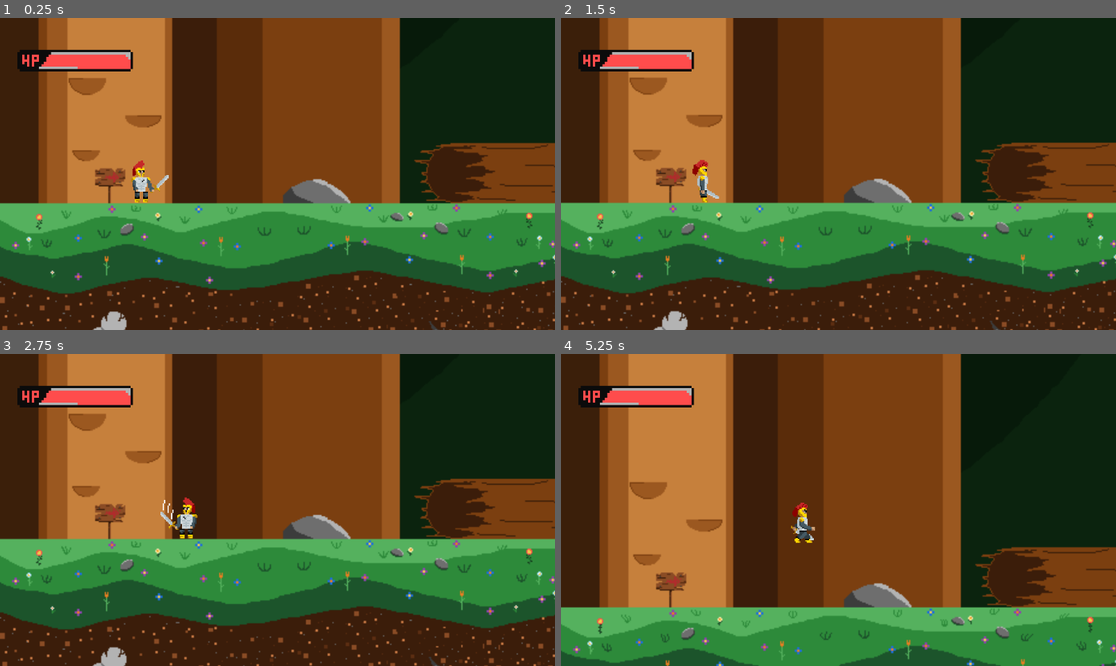
Above: before the commit, frames 1-4 (two rows, left to right).
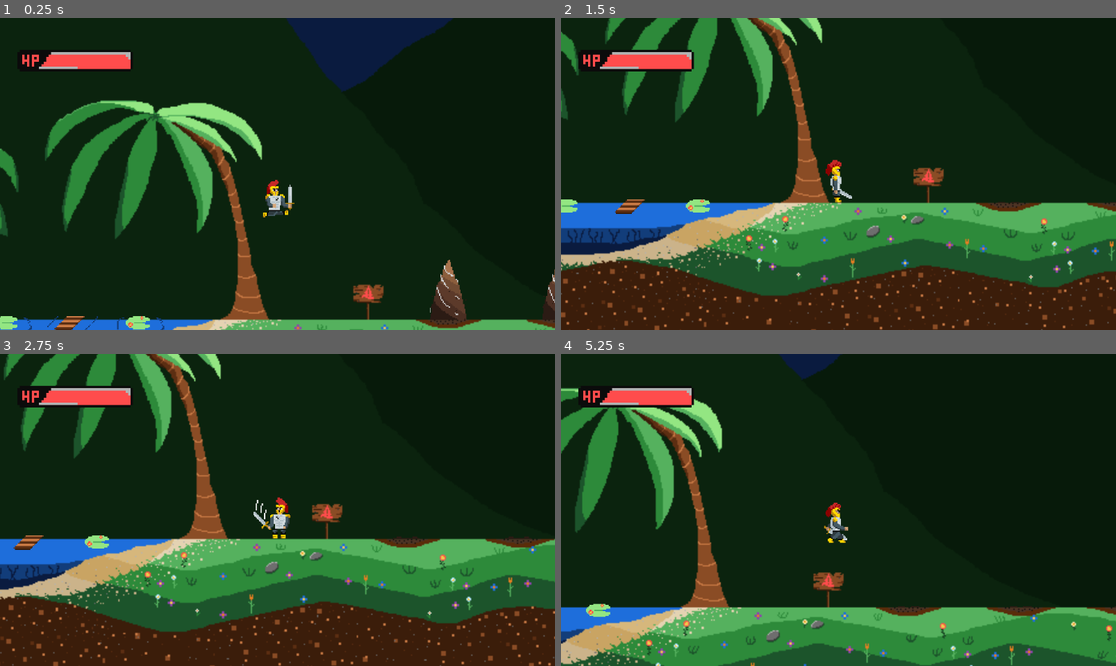
Above: after the commit, the same moments.

Repository: Eric-NS/KhaosDoom-Remaster
Game: Godot game, scene res://scenes/stage1.tscn
Two runs of this game, one before a commit and one after it. Both use one fixed random seed, a clock stepped at 60 frames per second and the inputs below. The project has no main scene, so this scene is started directly.
Inputs:
- Up to frame 1 (0.25 s): no input
- Up to frame 2 (1.5 s): hold D (right) from 0.53 s (still down); tap P (melee) at 0.6 s; tap W (jump) at 0.77, 1.07 s; tap Q (special) at 0.8, 1.35 s
- Up to frame 3 (2.75 s): tap W (jump) at 1.52, 1.55, 1.82 s; release D (right) at 2.03 s; hold A (left) from 2.03 s (still down); hold W (jump) from 2.03 s (still down); tap P (melee) at 2.3 s
- Up to frame 4 (5.25 s): release A (left) at 2.78 s; release W (jump) at 2.78 s; hold D (right) 2.78-4.28 s; tap P (melee) at 2.85, 4.35 s; tap W (jump) at 3.02, 3.32, 4.52, 4.82 s; tap Q (special) at 3.05, 3.6, 5.1 s; hold W (jump) 3.53-4.28 s; hold A (left) 4.28-5.03 s; hold D (right) from 5.03 s (still down)

The runs differ from the first frame. In frame 1, 86% of the frame differs, in the area x 0-100%, y 0-100%; in frame 2, 61%; in frame 3, 61%; in frame 4, 71%.

Commit message:
cambie un par de cosas para que ande el daño mejor

Diff:
--- a/objects/pincho.tscn
+++ b/objects/pincho.tscn
@@ -40,7 +40,7 @@
 &"RESET": SubResource("Animation_xjakf")
 }
 
-[node name="Pincho" type="Area2D" unique_id=837083125 groups=["enemy"]]
+[node name="Pincho" type="Area2D" unique_id=837083125 groups=["enemy", "pincho"]]
 collision_layer = 2
 collision_mask = 0
 script = ExtResource("1_30gk5")
--- a/objects/pincho_grande.tscn
+++ b/objects/pincho_grande.tscn
@@ -40,7 +40,7 @@
 &"RESET": SubResource("Animation_snp7d")
 }
 
-[node name="PinchoGrande" type="Area2D" unique_id=837083125 groups=["enemy"]]
+[node name="PinchoGrande" type="Area2D" unique_id=837083125 groups=["enemy", "pincho"]]
 collision_layer = 2
 collision_mask = 0
 script = ExtResource("1_snp7d")
--- a/project.godot
+++ b/project.godot
@@ -23,6 +23,7 @@
 Player=""
 enemy=""
 agua=""
+pincho=""
 
 [input]
 
--- a/scenes/stage1.tscn
+++ b/scenes/stage1.tscn
@@ -321,4 +321,4 @@
 position = Vector2(1791, 592)
 
 [node name="Warrior" parent="." unique_id=1710311515 instance=ExtResource("14_003fr")]
-position = Vector2(119, 610)
+position = Vector2(990, 497)
--- a/scripts/player.gd
+++ b/scripts/player.gd
@@ -17,10 +17,12 @@
 	hp = max_hp
 
 func recoil():
+	velocity.x = 0
 	if $Sprite2D.flip_h == false:
 		velocity.x -= (30 * speed) / 7
 	else:
 		velocity.x += (30 * speed) / 7
+	velocity.y -= jump_force * 0.3
 
 #func vibrar_camara():
 	#var mat := $Camera2D.material as ShaderMaterial
@@ -77,12 +79,12 @@
 
 		else:
 
-			if velocity.x == 0 && state != "melee" && state != "special":
+			if velocity.x == 0 && state != "melee" && state != "special" && state != "ouch":
 				state = "stand"
-			elif velocity.x != 0 && state != "melee" && state != "special":
+			elif velocity.x != 0 && state != "melee" && state != "special" && state != "ouch":
 				state = "walk"
 
-			if Input.is_action_just_pressed("jump") && state != "melee" && state != "special":
+			if Input.is_action_just_pressed("jump") && state != "melee" && state != "special" && state !="ouch":
 				#velocity.y = 0
 				velocity.y = -jump_force
 				state = "jump"
@@ -147,16 +149,18 @@
 
 
 func _on_hitbox_area_entered(area: Area2D) -> void:
-	if (area.is_in_group("enemy") or area.is_in_group("agua")) && dead != true && state!="ouch":
-		state = "ouch"
+	if state!="ouch" && dead != true:
+		if (area.is_in_group("enemy") or area.is_in_group("agua")):
+			state = "ouch"
 
-		#print(hp)
-		recoil()
-		#vibrar_camara()
-		if area.is_in_group("agua"):
-			velocity.y -= jump_force * 1.3
-			hp -= 3
-
+			#print(hp)
+			recoil()
+			#vibrar_camara()
+			if area.is_in_group("agua"):
+				velocity.y -= jump_force * 1.3
+				hp -= 3
+			elif area.is_in_group("pincho"):
+				hp -= 3
 
 
 func _on_animation_tree_animation_finished(anim_name: StringName) -> void:
